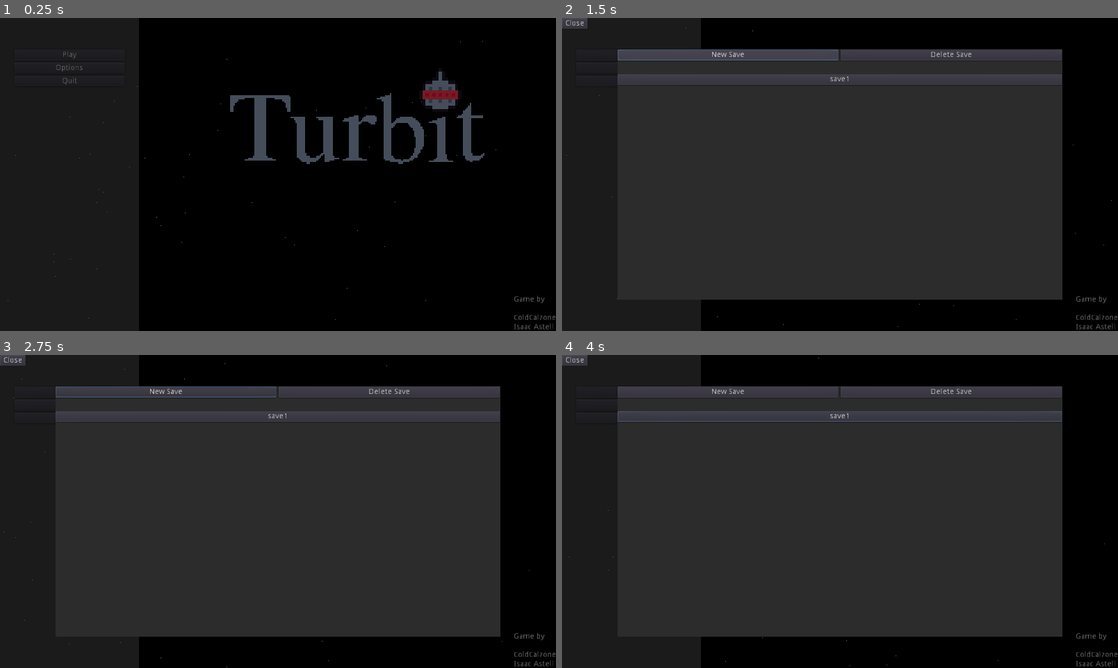
Above: before the commit, frames 1-4 (two rows, left to right).
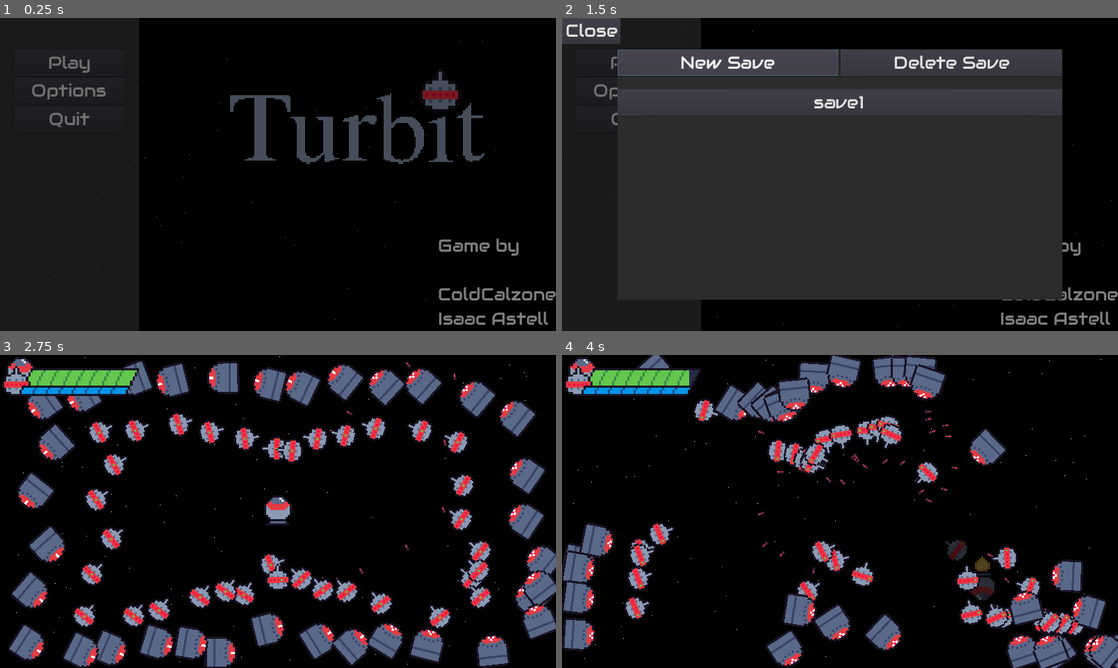
Above: after the commit, the same moments.

Repository: ColdCalzone/gmtk-gwj-34
Game: Godot game, scene res://ui/MainMenu.tscn
Same seed, same stepped clock (60 frames per second), same inputs: the game is played once before the commit and once after it. The project has no main scene, so this scene is started directly. Sound files missing from this copy of the repository are replaced by a short silence.
Inputs (mouse positions are in pixels of both pictures, inside the frame that each line leads up to):
- Up to frame 1 (0.25 s): no input
- Up to frame 2 (1.5 s): click "Play" at 0.5 s; click "Play" at 1.25 s
- Up to frame 3 (2.75 s): click "Options" at 2 s
- Up to frame 4 (4 s): move the mouse to (962, 495) at 2.77 s; hold Right (move_right) 2.78-3.53 s; hold A (aim_left) 2.78-3.53 s; move the mouse to (728, 527) at 3.52 s; hold Down (move_down) from 3.53 s (still down); tap D (aim_right) at 3.6 s

The runs differ from the first frame. In frame 1, 1.7% of the frame differs, in the area x 5-100%, y 10-100%; in frame 2, 8.2%; in frame 3, 82%, in the area x 0-100%, y 0-100%; in frame 4, 79%.

Commit message:
Added level select menu

Diff:
--- /dev/null
+++ b/ui/LevelSelectMenu.gd
@@ -0,0 +1,6 @@
+extends Control
+
+
+
+func _select_level(level: int) -> void:
+	LevelManager.load_level(level)
--- /dev/null
+++ b/ui/LevelSelectMenu.tscn
@@ -0,0 +1,64 @@
+[gd_scene load_steps=5 format=2]
+
+[ext_resource path="res://assets/ui/level_select.png" type="Texture" id=1]
+[ext_resource path="res://ui/LevelSelectMenu.gd" type="Script" id=2]
+[ext_resource path="res://ui/custom_widgets/SelectLevelButton.tscn" type="PackedScene" id=3]
+
+[sub_resource type="Gradient" id=1]
+offsets = PoolRealArray( 0, 0.771812, 1 )
+colors = PoolColorArray( 1, 1, 1, 0.588235, 1, 1, 1, 0.588235, 1, 1, 1, 0 )
+
+[node name="LevelSelectMenu" type="Control"]
+anchor_right = 1.0
+anchor_bottom = 1.0
+script = ExtResource( 2 )
+__meta__ = {
+"_edit_use_anchors_": false
+}
+
+[node name="CPUParticles2D" type="CPUParticles2D" parent="."]
+position = Vector2( 0, 230 )
+amount = 160
+lifetime = 128.0
+preprocess = 128.0
+emission_shape = 2
+emission_rect_extents = Vector2( 1, 78 )
+spread = 1.0
+gravity = Vector2( 0, 0 )
+initial_velocity = 1.0
+color_ramp = SubResource( 1 )
+
+[node name="TextureRect" type="TextureRect" parent="."]
+anchor_right = 1.0
+anchor_bottom = 1.0
+texture = ExtResource( 1 )
+__meta__ = {
+"_edit_use_anchors_": false
+}
+
+[node name="LevelSelectButton1" parent="." instance=ExtResource( 3 )]
+margin_left = 274.0
+margin_top = 171.0
+margin_right = 374.0
+margin_bottom = 271.0
+beat = true
+level = 1
+
+[node name="LevelSelectButton2" parent="." instance=ExtResource( 3 )]
+margin_left = 477.0
+margin_top = 103.0
+margin_right = 577.0
+margin_bottom = 203.0
+beat = true
+level = 2
+
+[node name="LevelSelectButton3" parent="." instance=ExtResource( 3 )]
+margin_left = 664.0
+margin_top = 228.0
+margin_right = 764.0
+margin_bottom = 328.0
+level = 3
+
+[connection signal="level_selected" from="LevelSelectButton1" to="." method="_select_level"]
+[connection signal="level_selected" from="LevelSelectButton2" to="." method="_select_level"]
+[connection signal="level_selected" from="LevelSelectButton3" to="." method="_select_level"]
--- /dev/null
+++ b/ui/custom_widgets/SelectLevelButton.gd
@@ -0,0 +1,41 @@
+extends TextureButton
+
+
+onready var beat_texture := preload("res://assets/ui/level_button_beat.png")
+onready var unbeat_texture := preload("res://assets/ui/level_button_unbeat.png")
+onready var display_level_label := $Label
+
+export var beat := false
+
+export(int) var level := 0
+
+signal level_selected(level)
+
+
+
+func _ready() -> void:
+	display_level_label.text = str(level)
+	update_beat()
+
+
+
+func update_beat() -> void:
+	var new_texture := unbeat_texture
+	var new_text_color := Color("679d52")
+
+	if beat:
+		new_texture = beat_texture
+		new_text_color = Color("181818")
+
+	texture_normal = new_texture
+	texture_pressed = new_texture
+	texture_hover = new_texture
+	texture_disabled = new_texture
+	texture_focused = new_texture
+
+	display_level_label.set("custom_colors/font_color", new_text_color)
+
+
+
+func _on_LevelSelectButton_pressed() -> void:
+	emit_signal("level_selected", level)
--- /dev/null
+++ b/ui/custom_widgets/SelectLevelButton.tscn
@@ -0,0 +1,44 @@
+[gd_scene load_steps=6 format=2]
+
+[ext_resource path="res://assets/fonts/audiowide/Audiowide-Regular.ttf" type="DynamicFontData" id=1]
+[ext_resource path="res://assets/ui/level_button_beat.png" type="Texture" id=2]
+[ext_resource path="res://ui/custom_widgets/SelectLevelButton.gd" type="Script" id=3]
+
+[sub_resource type="DynamicFont" id=1]
+size = 64
+font_data = ExtResource( 1 )
+
+[sub_resource type="Theme" id=2]
+default_font = SubResource( 1 )
+
+[node name="LevelSelectButton" type="TextureButton"]
+margin_right = 40.0
+margin_bottom = 40.0
+texture_normal = ExtResource( 2 )
+texture_pressed = ExtResource( 2 )
+texture_hover = ExtResource( 2 )
+texture_disabled = ExtResource( 2 )
+texture_focused = ExtResource( 2 )
+script = ExtResource( 3 )
+__meta__ = {
+"_edit_use_anchors_": false
+}
+
+[node name="Label" type="Label" parent="."]
+anchor_left = 0.5
+anchor_top = 0.5
+anchor_right = 0.5
+anchor_bottom = 0.5
+margin_left = -4.0
+margin_top = -7.0
+margin_right = 4.0
+margin_bottom = 7.0
+grow_horizontal = 2
+grow_vertical = 2
+theme = SubResource( 2 )
+custom_colors/font_color = Color( 1, 1, 1, 1 )
+text = "1"
+align = 1
+valign = 1
+
+[connection signal="pressed" from="." to="." method="_on_LevelSelectButton_pressed"]
--- a/ui/themes/main_theme.tres
+++ b/ui/themes/main_theme.tres
@@ -1,3 +1,10 @@
-[gd_resource type="Theme" format=2]
+[gd_resource type="Theme" load_steps=3 format=2]
+
+[ext_resource path="res://assets/fonts/audiowide/Audiowide-Regular.ttf" type="DynamicFontData" id=1]
+
+[sub_resource type="DynamicFont" id=1]
+size = 32
+font_data = ExtResource( 1 )
 
 [resource]
+default_font = SubResource( 1 )
Binary file added: assets/fonts/audiowide/Audiowide-Regular.ttf
Not shown, added: assets/fonts/audiowide/OFL.txt
Binary file added: assets/ui/level_button_beat.png
Not shown, added: assets/ui/level_button_beat.png.import
Binary file added: assets/ui/level_button_unbeat.png
Not shown, added: assets/ui/level_button_unbeat.png.import
Binary file added: assets/ui/level_select.png
Not shown, added: assets/ui/level_select.png.import
